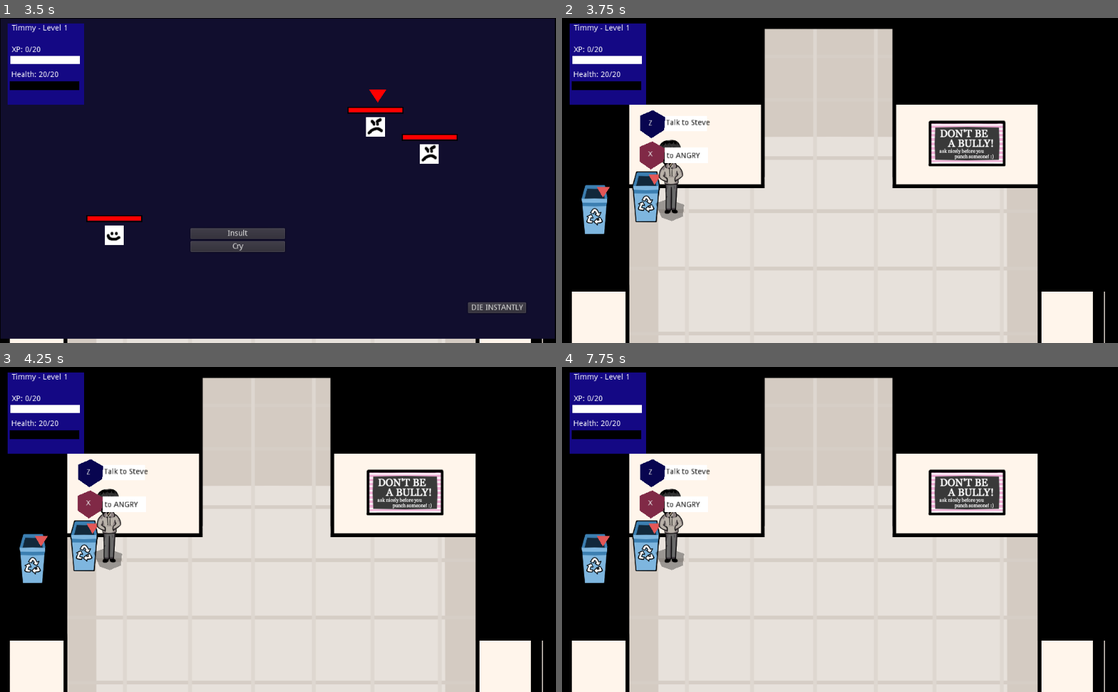
Above: before the commit, frames 1-4 (two rows, left to right).
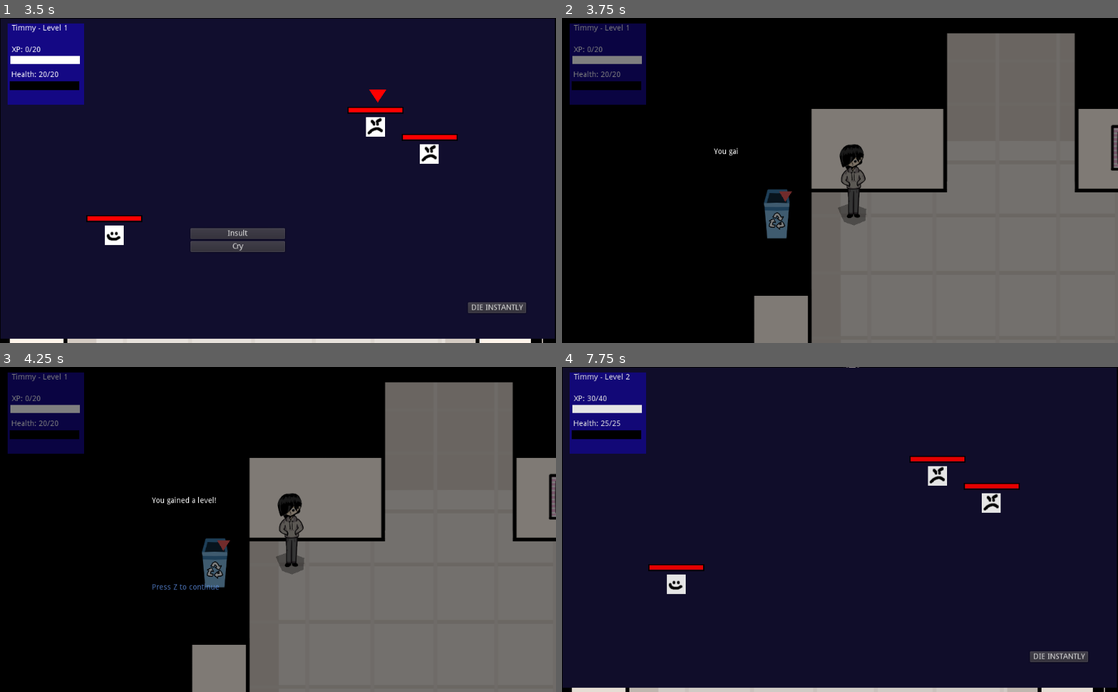
Above: after the commit, the same moments.

Repository: johnfn/ld49
Game: Godot game, scene res://Main.tscn
The game is run twice, just before and just after one commit, with the same random seed, the same clock (stepped at 60 frames per second) and the same inputs.
Inputs (mouse positions are in pixels of both pictures, inside the frame that each line leads up to):
- Up to frame 1 (3.5 s): move the mouse to (250, 245) at 0.52 s; hold Up (ui_up) 0.53-2.03 s; tap Z (action) at 0.6, 2.1 s; move the mouse to (444, 229) at 1.27 s; tap X (angry) at 1.35, 2.85 s; move the mouse to (111, 131) at 2.02 s; hold Left (ui_left) from 2.03 s (still down); move the mouse to (305, 180) at 2.77 s
- Up to frame 2 (3.75 s): release Left (ui_left) at 3.5 s; click "DIE INSTANTLY" at 3.5 s
- Up to frame 3 (4.25 s): no input
- Up to frame 4 (7.75 s): tap Z (action) at 4.25, 4.35, 5.75, 6.6 s; move the mouse to (756, 448) at 4.27 s; hold Down (ui_down) 4.28-5 s; tap I (inventory) at 4.9 s; click (667, 581) at 5 s, where only the run before the commit has a clickable "Done"; move the mouse to (962, 513) at 5.77 s; hold Right (ui_right) 5.78-6.53 s; tap X (angry) at 5.85, 7.35 s; move the mouse to (728, 545) at 6.52 s; hold Up (ui_up) 6.53-7.28 s; move the mouse to (895, 458) at 7.27 s; hold Right (ui_right) from 7.28 s (still down)

Frame 1 is identical in both runs. In frame 2, 79% of the frame differs, in the area x 1-100%, y 1-100%; in frame 3, 79%; in frame 4, 95%, in the area x 0-100%, y 0-100%.
Error before the commit: Invalid get index 'drop_type' (on base: 'Dictionary'). (res://Globals.gd:171)

Commit message:
Add desks and scenes to enemy dict

Diff:
--- a/Battle.gd
+++ b/Battle.gd
@@ -15,10 +15,6 @@
 onready var battle_ui = $'HUD/BattleOptions'
 
 var player_tscn = load("res://BattlePlayer.tscn")
-var enemy_to_tscn = {
-  G.ENEMIES.Steve: load("res://BattleEnemy.tscn"),
-  G.ENEMIES.Gteve: load("res://BattleEnemy.tscn")
-}
 
 var movement_queue = {}
 
@@ -59,7 +55,7 @@
   var offset = Vector2(200,100) / num_enemies
   for i in G.battling_against.size():
     var enemy_type = G.battling_against[i].enemy_type
-    var enemy = enemy_to_tscn[enemy_type].instance()
+    var enemy = G.enemy_info[enemy_type].tscn.instance()
     add_child(enemy)
     var enemy_final_pos = enemy_pos + offset*(i - ((num_enemies-1)/2))
     enemy.position = Vector2(-100, enemy_final_pos.y)
--- /dev/null
+++ b/BlueDesk.tscn
@@ -0,0 +1,19 @@
+[gd_scene load_steps=3 format=2]
+
+[ext_resource path="res://art/overworld/desk1.png" type="Texture" id=1]
+
+[sub_resource type="RectangleShape2D" id=2]
+extents = Vector2( 80, 80 )
+
+[node name="BlueDesk" type="Node2D"]
+
+[node name="StaticBody2D" type="StaticBody2D" parent="."]
+position = Vector2( 320, 680 )
+
+[node name="CollisionShape2D" type="CollisionShape2D" parent="StaticBody2D"]
+position = Vector2( 0, 40 )
+shape = SubResource( 2 )
+
+[node name="Image" type="Sprite" parent="."]
+position = Vector2( 320, 680 )
+texture = ExtResource( 1 )
--- a/FirstClassroom.tscn
+++ b/FirstClassroom.tscn
@@ -1,7 +1,9 @@
-[gd_scene load_steps=4 format=2]
+[gd_scene load_steps=6 format=2]
 
 [ext_resource path="res://art/overworld/classroom.png" type="Texture" id=1]
 [ext_resource path="res://RoomDimmer.gd" type="Script" id=2]
+[ext_resource path="res://BlueDesk.tscn" type="PackedScene" id=3]
+[ext_resource path="res://RedDesk.tscn" type="PackedScene" id=4]
 
 [sub_resource type="RectangleShape2D" id=1]
 extents = Vector2( 560, 440 )
@@ -18,7 +20,16 @@
 texture = ExtResource( 1 )
 centered = false
 
+[node name="BlueDesk" parent="RoomDimmer/Graphics" instance=ExtResource( 3 )]
+
+[node name="BlueDesk2" parent="RoomDimmer/Graphics" instance=ExtResource( 3 )]
+position = Vector2( 600, 0 )
+
+[node name="RedDesk" parent="RoomDimmer/Graphics" instance=ExtResource( 4 )]
+position = Vector2( 440, -120 )
+
 [node name="Area2D" type="Area2D" parent="RoomDimmer"]
+visible = false
 
 [node name="CollisionShape2D" type="CollisionShape2D" parent="RoomDimmer/Area2D"]
 position = Vector2( 640, 640 )
@@ -27,6 +38,7 @@
 [node name="StaticBody2D" type="StaticBody2D" parent="."]
 
 [node name="CollisionPolygon2D" type="CollisionPolygon2D" parent="StaticBody2D"]
+visible = false
 build_mode = 1
 polygon = PoolVector2Array( 1200, 600, 1080, 600, 1080, 480, 160, 480, 160, 960, 1080, 960, 1080, 760, 1200, 760, 1200, 1080, 80, 1080, 80, 200, 1200, 200, 1200, 600 )
 
--- a/Globals.gd
+++ b/Globals.gd
@@ -78,6 +78,7 @@
     "health": 25,
     "xp": 30,
     "is_inanimate": false,
+    "tscn": load("res://BattleEnemy.tscn"),
   },
 
   ENEMIES.Gteve: {
@@ -87,6 +88,7 @@
     "health": 25,
     "xp": 25,
     "is_inanimate": false,
+    "tscn": load("res://BattleEnemy.tscn"),
   },
 
   ENEMIES.Wastebasket: {
@@ -96,6 +98,7 @@
     "health": 5,
     "xp": 15,
     "is_inanimate": false,
+    "tscn": load("res://BattleEnemy.tscn"),
   },
 
   ENEMIES.MissTrunchbull: {
@@ -105,6 +108,7 @@
     "health": 25,
     "xp": 30,
     "is_inanimate": false,
+    "tscn": load("res://BattleEnemy.tscn"),
   },
 
   ENEMIES.Poster: {
@@ -114,6 +118,7 @@
     "health": 25,
     "xp": 30,
     "is_inanimate": true,
+    "tscn": load("res://BattleEnemy.tscn"),
   },
 
   ENEMIES.Door: {
@@ -123,6 +128,7 @@
     "health": 25,
     "xp": 30,
     "is_inanimate": true,
+    "tscn": load("res://BattleEnemy.tscn"),
   },
 }
 
@@ -168,18 +174,17 @@
   for enemy in G.battling_against:
     var info = enemy_info[enemy.enemy_type]
 
-    if info.drop_type != InventoryItem.None:
-      inventory_contents.push_back(info.drop_type)
+    if info.drop != InventoryItem.None:
+      inventory_contents.push_back(info.drop)
 
       if items_gotten.size() == 0:
-        items_gotten.push_back(info.drop_type)
+        items_gotten.push_back(info.drop)
 
   for enemy in G.battling_against:
     enemy.queue_free()
 
   if items_gotten.size() > 0:
     yield(cinematics.get_inventory_item(G.inventory_text[items_gotten[0]]["name"]), "completed")
-
 
   gain_xp(30)
 
--- a/MissTrunchbull.tscn
+++ b/MissTrunchbull.tscn
@@ -15,6 +15,7 @@
 position = Vector2( 720, -80 )
 script = ExtResource( 2 )
 dialog = "steve_dialog"
+enemy_type = 3
 
 [node name="recyclingbin" type="Sprite" parent="."]
 position = Vector2( 19.8158, -28.6548 )
--- /dev/null
+++ b/RedDesk.tscn
@@ -0,0 +1,20 @@
+[gd_scene load_steps=3 format=2]
+
+[ext_resource path="res://art/overworld/desk2.png" type="Texture" id=1]
+
+[sub_resource type="RectangleShape2D" id=2]
+extents = Vector2( 80, 80 )
+
+[node name="RedDesk" type="Node2D"]
+position = Vector2( 400, -120 )
+
+[node name="Image" type="Sprite" parent="."]
+position = Vector2( 200, 880 )
+texture = ExtResource( 1 )
+
+[node name="StaticBody2D" type="StaticBody2D" parent="."]
+position = Vector2( 200, 880 )
+
+[node name="CollisionShape2D" type="CollisionShape2D" parent="StaticBody2D"]
+position = Vector2( 0, 40 )
+shape = SubResource( 2 )
